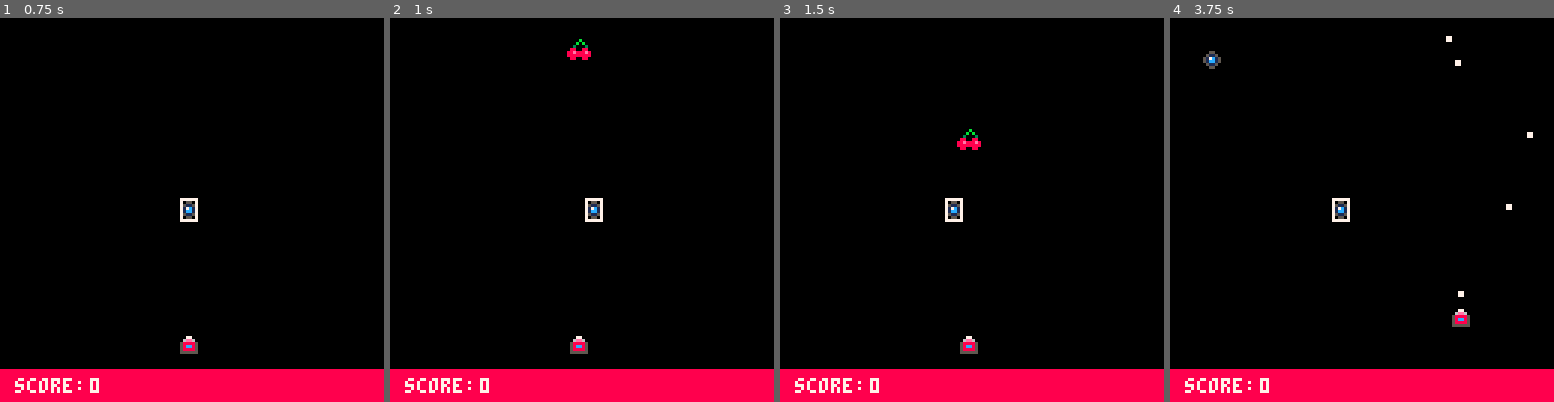
Above: before the commit, frames 1-4 (left to right).
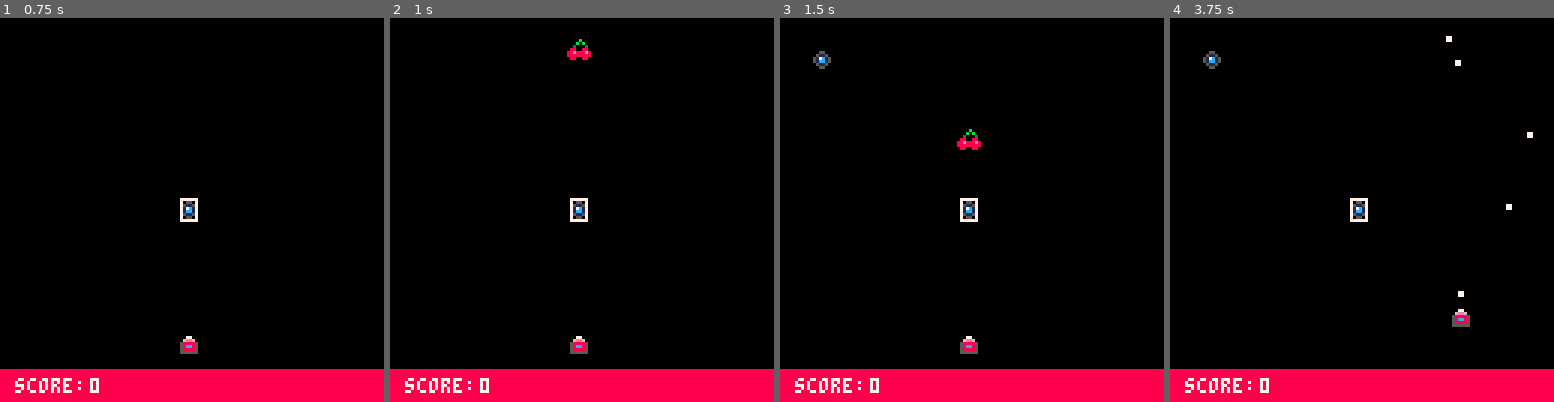
Above: after the commit, the same moments.

Repository: kris-pearman/Space-Fluff
Game: PICO-8 cartridge game.p8
Same seed, same stepped clock (60 frames per second), same inputs: the game is played once before the commit and once after it.
Inputs:
- Up to frame 1 (0.75 s): tap X (X key) at 0.33 s; tap O (Z key) at 0.7 s
- Up to frame 2 (1 s): no input
- Up to frame 3 (1.5 s): tap X (X key) at 1.07 s
- Up to frame 4 (3.75 s): hold Right 1.6-2.1 s; tap O (Z key) every 0.4 s from 1.7 to 3.7 s; tap X (X key) at 1.85, 2.97 s; hold Up 2.15-2.42 s; hold Right 2.47-3.03 s; hold Left 3.08-3.58 s; hold Down from 3.63 s (still down)

Frame 1 is identical in both runs. In frame 2, 0.4% of the frame differs, in the area x 46-56%, y 46-54%; in frame 3, 0.6%, in the area x 8-52%, y 8-54%; in frame 4, 0.5%.

Commit message:
Implemented the spawned table into collision code

Diff:
--- a/game.p8
+++ b/game.p8
@@ -130,10 +130,10 @@
     end
     if btnp(fire1) then
         player_fire()
+
+    end
+    if btnp(fire2) then
         spawn_enemy()
-    end
-    if btnp(fire2) then
-
     end
 
 end
@@ -148,7 +148,7 @@
 end
 
 function draw_spawned()
-    for spawned in all(enemies) do --isn't getting into this loop
+    for spawned in all(enemies) do
         spr(3,spawned.x,spawned.y)
     end
 end
@@ -158,6 +158,8 @@
     spawned.x = 10
     spawned.y = 10
     spawned.spr = 2
+    spawned.value = 100
+    spawned.alive = true
     add(enemies, spawned)
 end
 
@@ -206,12 +208,15 @@
 --AI
 
 function hide_enemy_if_dead()
-    if enemy.alive then
-        check_enemy_moves()
-        enemy.tick_count += 1
-    else
-        enemy.x = -10
-    end
+    for spawned in all(enemies) do
+    if spawned.alive then
+        --check_enemy_moves()
+        --enemy.tick_count += 1
+    else
+        spawned.x = -10
+    end
+end
+
 end
 
 function check_enemy_moves()
@@ -246,12 +251,15 @@
 
 function enemy_collision ()
     for bullet in all(bullets) do
-        if (bullet.x > enemy.x+1 and bullet.x < enemy.x+6 and bullet.y > enemy.y and bullet.y < enemy.y +7) then
-            enemy.alive = false
-            player.score += enemy.value
-            del(bullets, bullet)
-            sfx(2)
-        end
+        for spawned in all(enemies) do
+            if (bullet.x > spawned.x+1 and bullet.x < spawned.x+6 and bullet.y > spawned.y and bullet.y < spawned.y +7) then
+
+                spawned.alive = false
+                player.score += spawned.value
+                del(bullets, bullet)
+                sfx(2)
+            end
+    end
     end
 end
 
